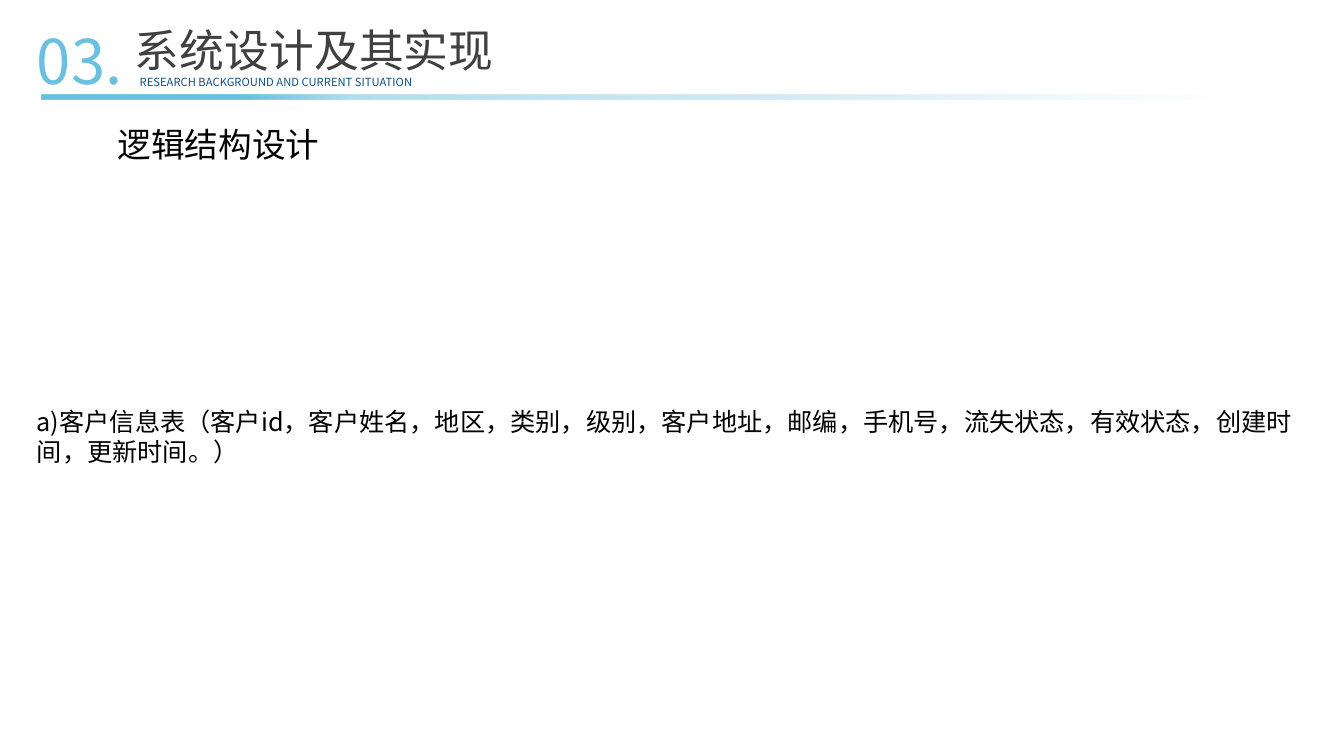
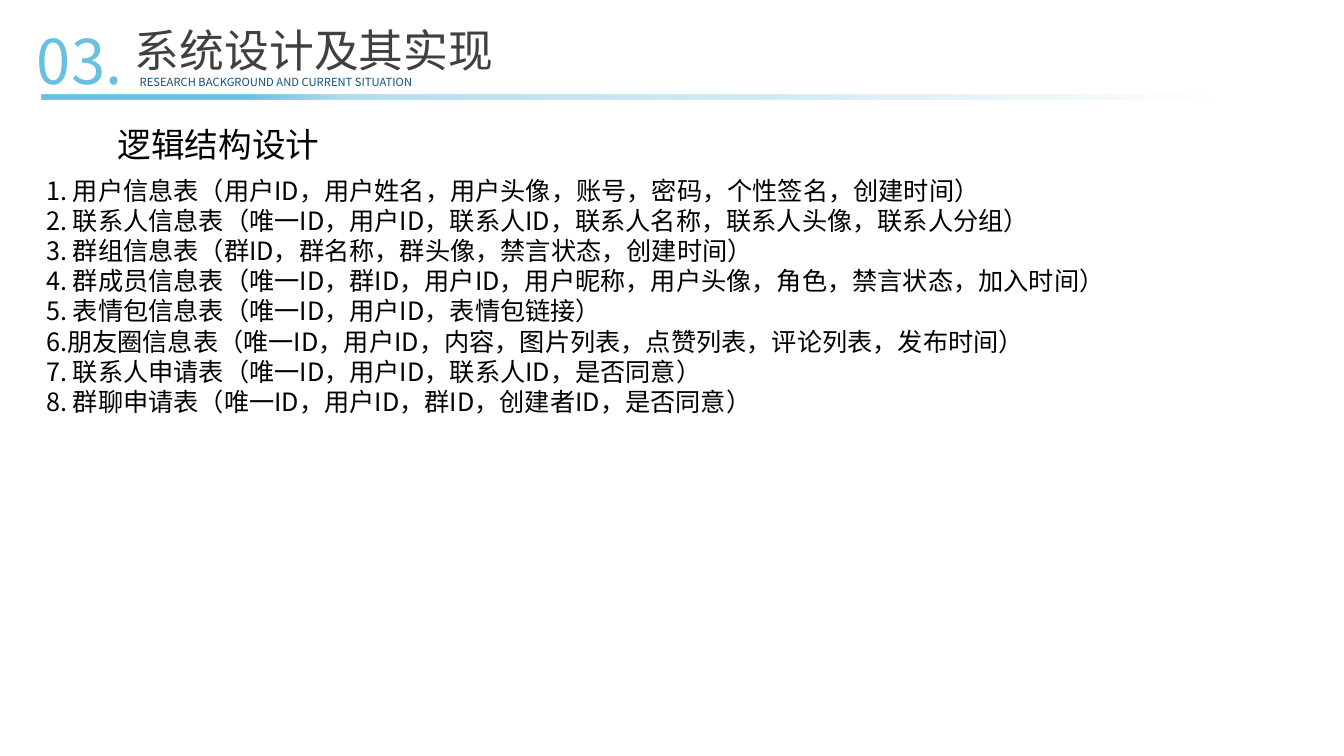
Before and after one commit to ConsoleLZ/chat-app, a slide deck: slide 16 of 毕业论文/毕业答辩(系统开发）.pptx. Drawn at 1344x756 pixels with LibreOffice and Linux fonts; fonts in the diff are those of the drawing. Boxes give left, top, right and bottom in pixels: in the first picture for what was removed or moved away, otherwise in the second. Text is boxed around its words. In the diff, an @@ line names an element or a change of style, - is before the commit and + after.

```diff
--- a/毕业论文/毕业答辩(系统开发）.pptx
+++ b/毕业论文/毕业答辩(系统开发）.pptx
@@ rectangle "1. 用户信息表（用户ID，用户姓名，用户头像，账号，密码，个性签名，创建时间）": place and size @@
-rectangle "1. 用户信息表（用户ID，用户姓名，用户头像，账号，密码，个性签名，创建时间）" at (27, 168, 1316, 735)
+rectangle "1. 用户信息表（用户ID，用户姓名，用户头像，账号，密码，个性签名，创建时间）" at (36, 176, 1325, 414)
@@ text in rectangle at (46, 178, 1105, 414): text changed @@
-a)客户信息表（客户id，客户姓名，地区，类别，级别，客户地址，邮编，手机号，流失状态，有效状态，创建时间，更新时间。）
+1. 用户信息表（用户ID，用户姓名，用户头像，账号，密码，个性签名，创建时间）
+2. 联系人信息表（唯一ID，用户ID，联系人ID，联系人名称，联系人头像，联系人分组）
+3. 群组信息表（群ID，群名称，群头像，禁言状态，创建时间）
+4. 群成员信息表（唯一ID，群ID，用户ID，用户昵称，用户头像，角色，禁言状态，加入时间）
+5. 表情包信息表（唯一ID，用户ID，表情包链接）
+6.朋友圈信息表（唯一ID，用户ID，内容，图片列表，点赞列表，评论列表，发布时间）
+7. 联系人申请表（唯一ID，用户ID，联系人ID，是否同意）
+8. 群聊申请表（唯一ID，用户ID，群ID，创建者ID，是否同意）
```
Also in this commit, not shown: 1 other slide changed.
